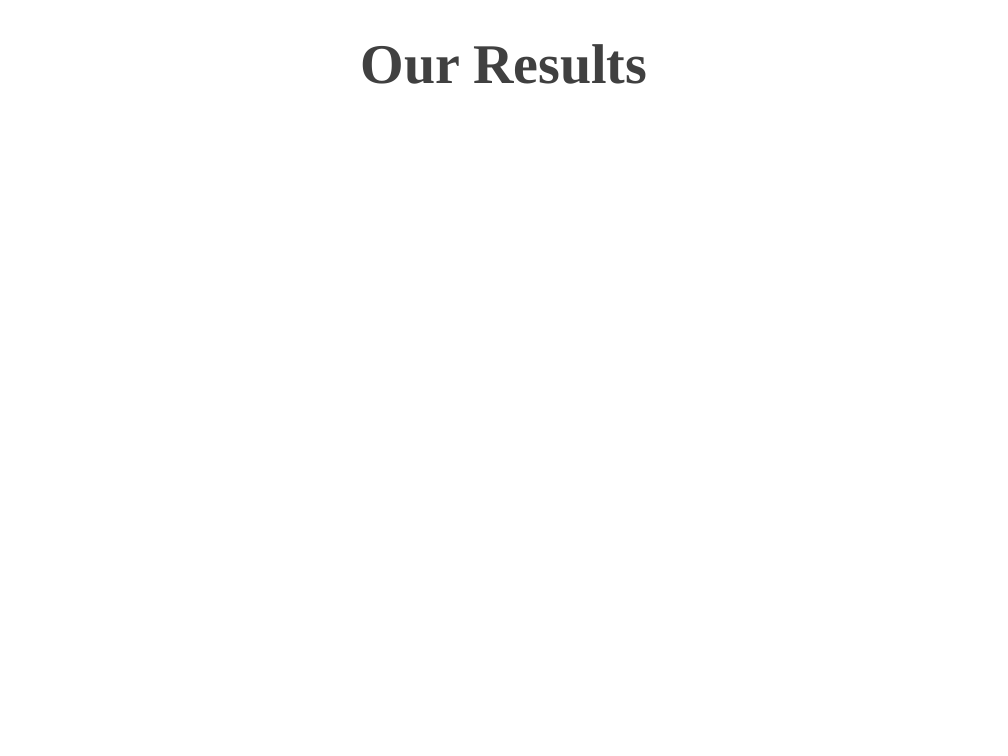
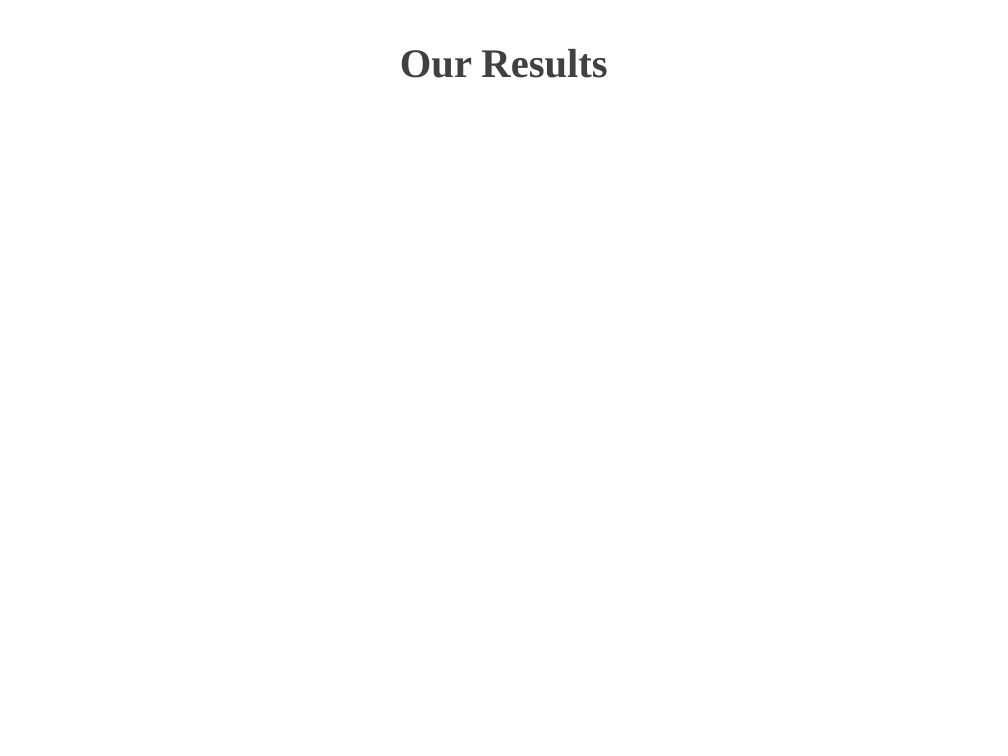
Before and after one commit to TZstatsADS/Spr2017-proj4-team13, a slide deck: slide 8 of doc/presentation.pptx. Drawn at 1008x756 pixels with LibreOffice and Linux fonts; fonts in the diff are those of the drawing; background and template pictures are left out. Boxes give left, top, right and bottom in pixels: in the first picture for what was removed or moved away, otherwise in the second. Text is boxed around its words. In the diff, an @@ line names an element or a change of style, - is before the commit and + after.

```diff
--- a/doc/presentation.pptx
+++ b/doc/presentation.pptx
@@ title "Our Results" at [400,49,607,78]: size 40 to 29 pt @@
```
Also in this commit, not shown: 4 other slides changed, 1 slide added.
